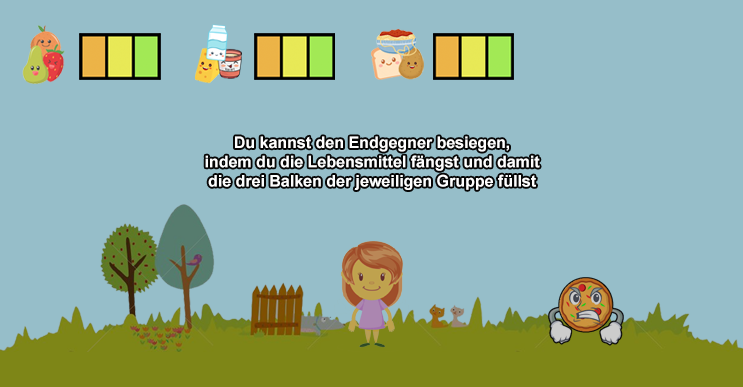
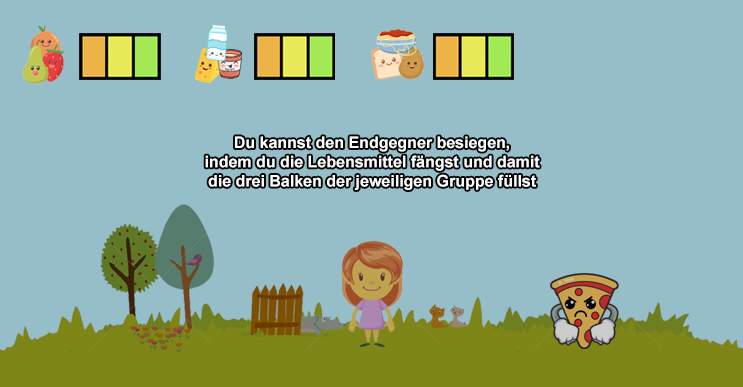
Two versions of the same layered image (743 x 387). Layer-by-layer changes:
renamed "Layer 42" to "Layer 48", painted on it over [548,273,624,349]
renamed "Layer 42" to "Layer 47", painted on it over [548,273,624,349]
